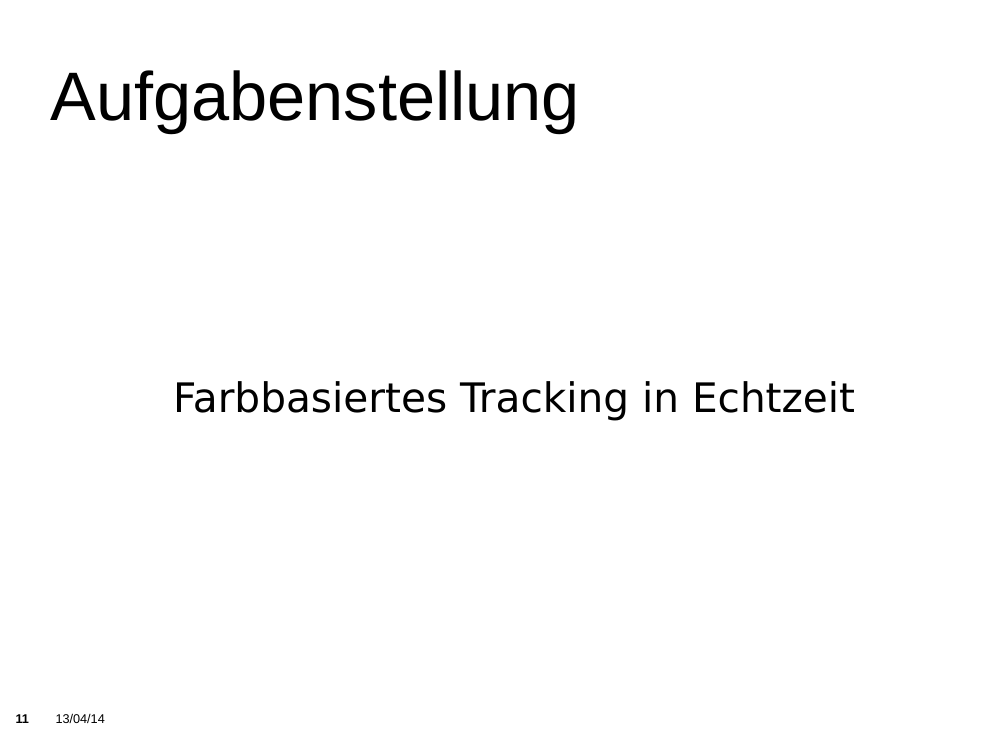
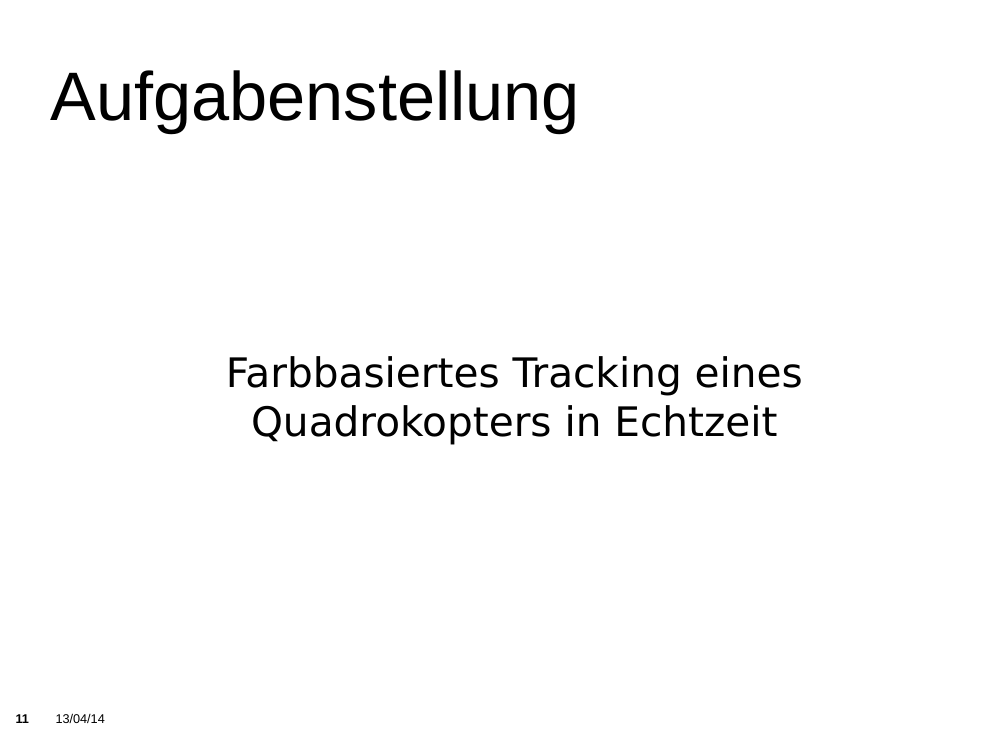
Before and after one commit to KITrokopter/Presentation, a slide deck: slide 11 of PresentationInTotal v0.1.odp. Drawn at 1008x756 pixels with LibreOffice and Linux fonts; fonts in the diff are those of the drawing; background and template pictures are left out. Boxes give left, top, right and bottom in pixels: in the first picture for what was removed or moved away, otherwise in the second. Text is boxed around its words. In the diff, an @@ line names an element or a change of style, - is before the commit and + after.

```diff
--- a/PresentationInTotal v0.1.odp
+++ b/PresentationInTotal v0.1.odp
@@ subtitle at (226, 356, 803, 445): text changed @@
-Farbbasiertes Tracking in Echtzeit
+Farbbasiertes Tracking eines Quadrokopters in Echtzeit
```
Also in this commit, not shown: 18 other slides changed, 9 slides added, 4 slides removed.
